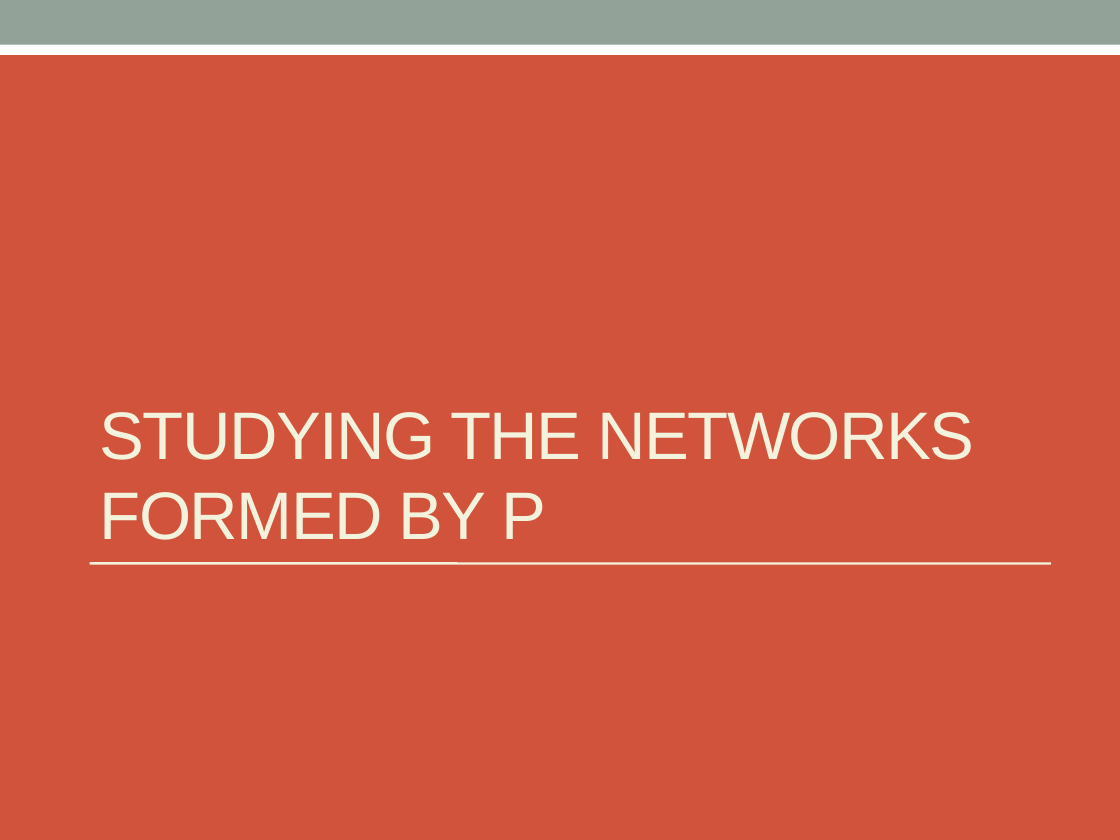
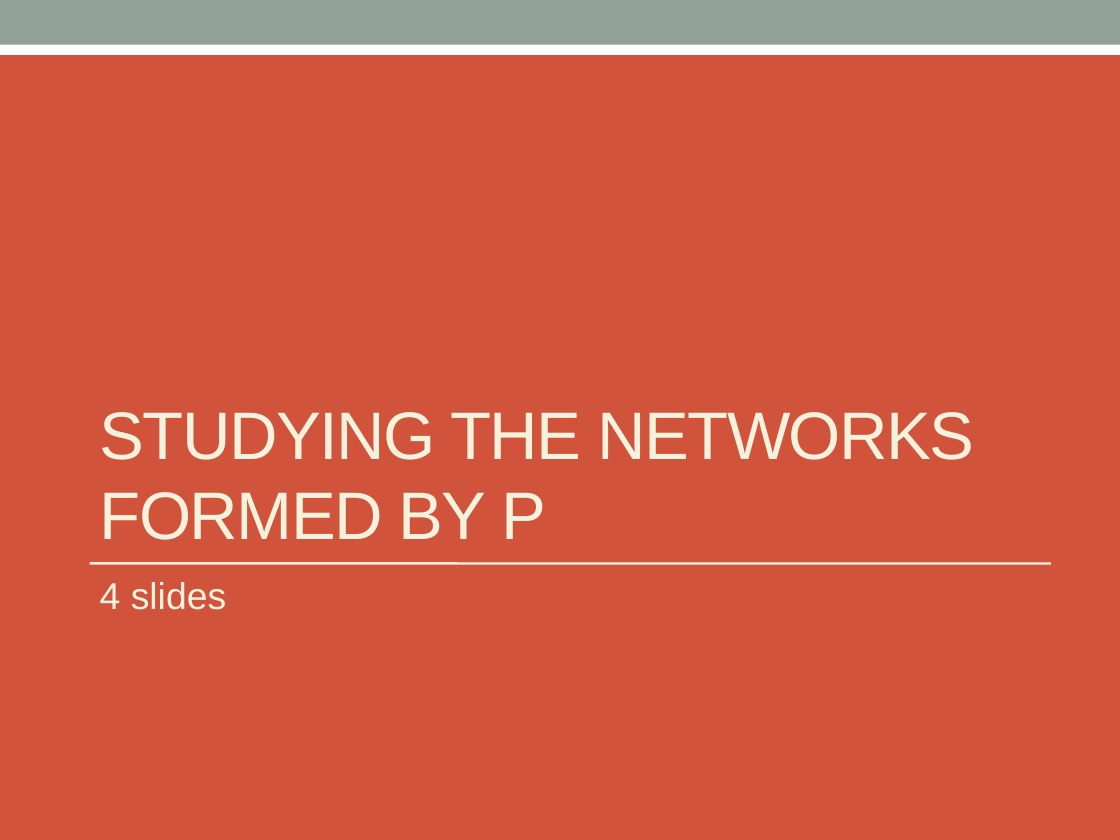
Before and after one commit to 05dirnbe/defense, a slide deck: slide 9 of draft.pptx. Drawn at 1120x840 pixels with LibreOffice and Linux fonts; fonts in the diff are those of the drawing. Boxes give left, top, right and bottom in pixels: in the first picture for what was removed or moved away, otherwise in the second. Text is boxed around its words. In the diff, an @@ line names an element or a change of style, - is before the commit and + after.

```diff
--- a/draft.pptx
+++ b/draft.pptx
@@ text added at <box>100,582,226,610</box>, 24 pt, text #F3F2DC @@
+4 slides
```
Also in this commit, not shown: 7 other slides changed, 1 slide added, 1 slide removed.
